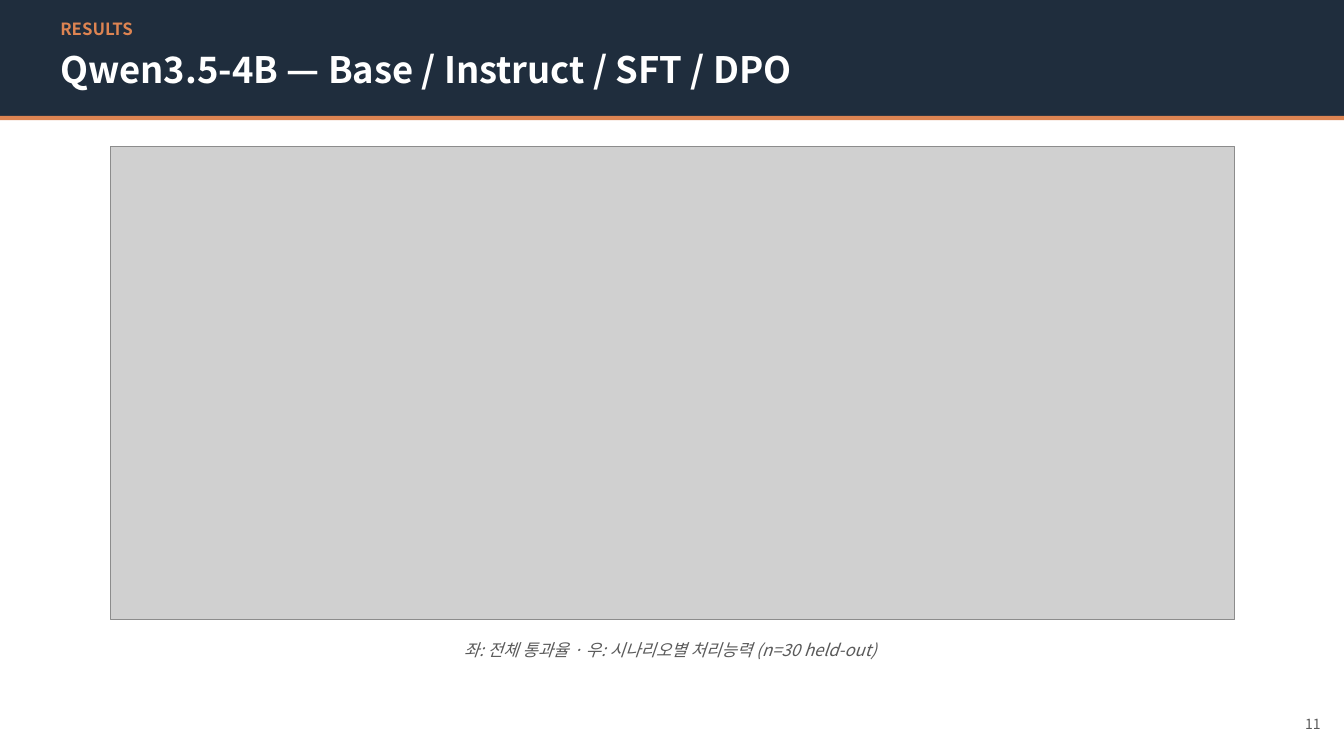
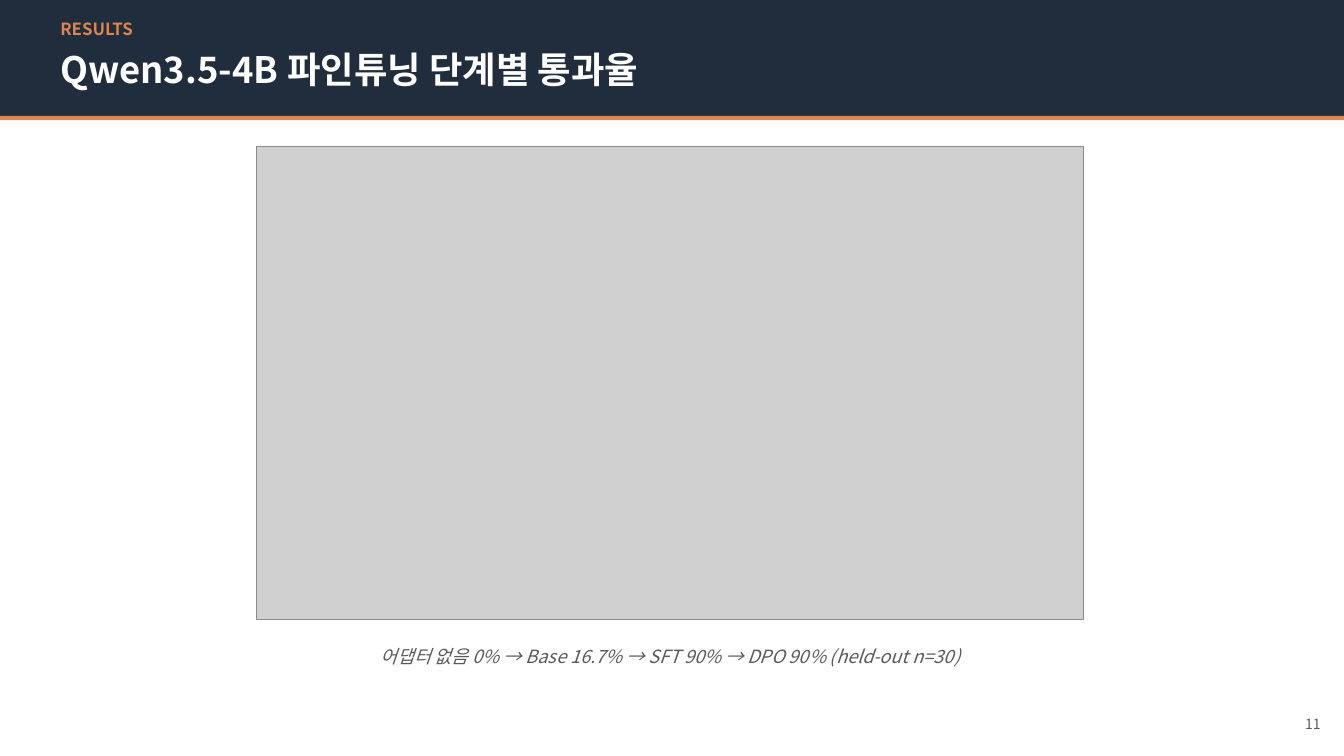
Before and after one commit to jung-geun/TimeSorter, a slide deck: slide 11 of presentation/TimeSorter_발표자료.pptx. Drawn at 1344x756 pixels with LibreOffice and Linux fonts; fonts in the diff are those of the drawing; grey boxes stand for pictures. Boxes give left, top, right and bottom in pixels: in the first picture for what was removed or moved away, otherwise in the second. Text is boxed around its words. In the diff, an @@ line names an element or a change of style, - is before the commit and + after.

```diff
--- a/presentation/TimeSorter_발표자료.pptx
+++ b/presentation/TimeSorter_발표자료.pptx
@@ text at (60,52,638,91): text changed @@
-Qwen3.5-4B — Base / Instruct / SFT / DPO
+Qwen3.5-4B 파인튜닝 단계별 통과율
@@ picture: place and size @@
-picture at (111,146,1235,620)
+picture at (257,146,1084,620)
@@ text at (381,648,960,667): text changed; size 12 to 13 pt @@
-좌: 전체 통과율 · 우: 시나리오별 처리능력 (n=30 held-out)
+어댑터 없음 0% → Base 16.7% → SFT 90% → DPO 90% (held-out n=30)
```
Also in this commit, not shown: 3 other slides changed, 10 other files.
